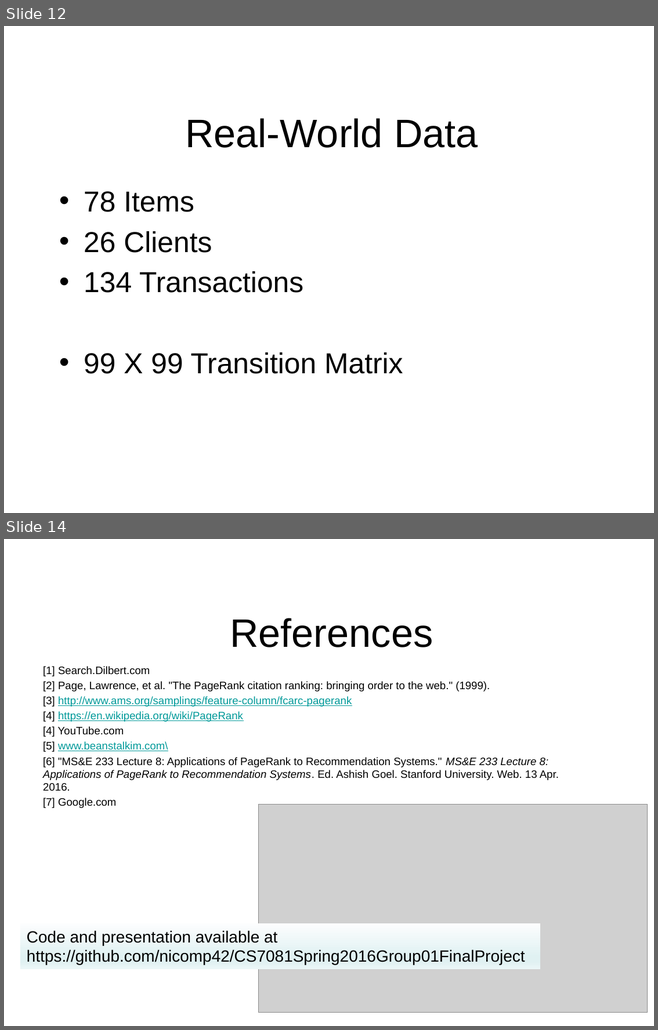
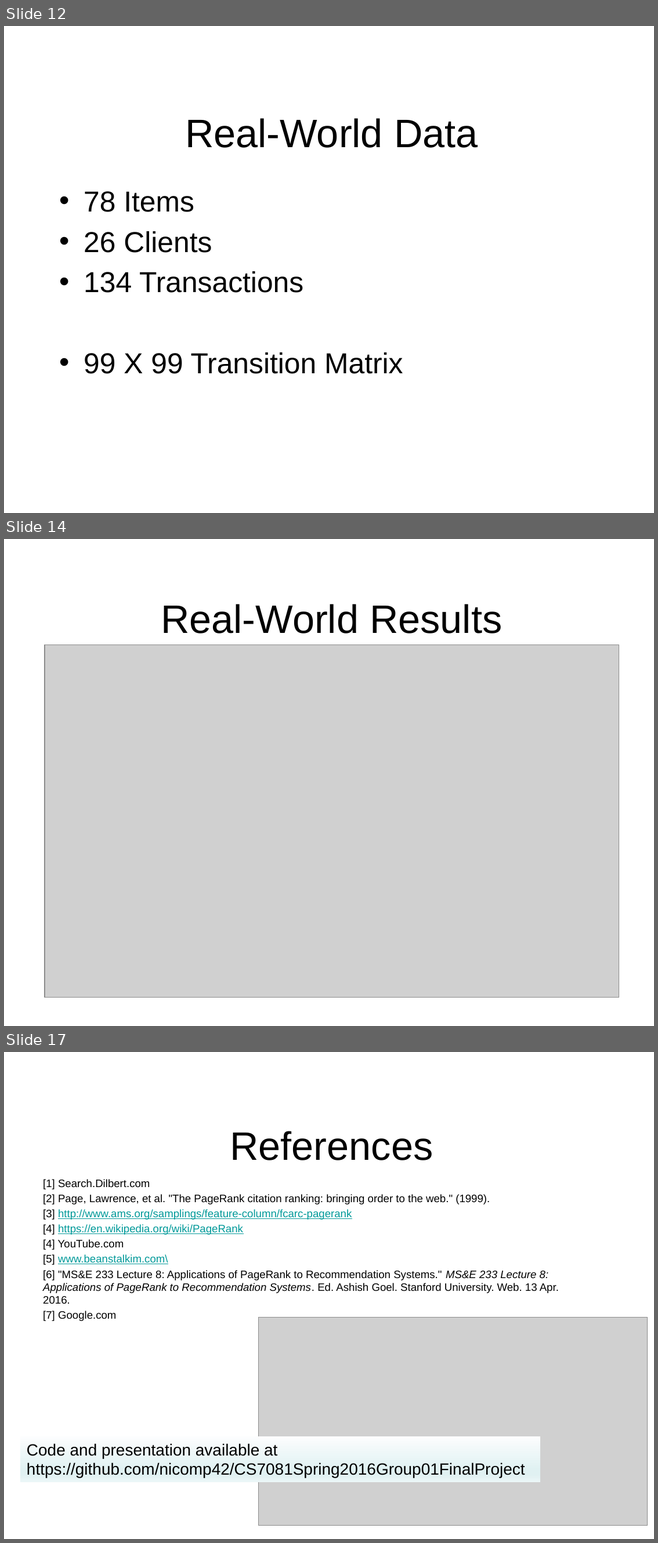
Before and after one commit to nicomp42/CS7081Spring2016Group01FinalProject, a slide deck: Team 01 Final Project.pptx. Shown one above the other, each under a label of ours: slides 12 and 14 before the commit, slides 12, 14 and 17 after it; the slides between them are not shown. The pictures are 658x1030 and 658x1543 pixels, drawn with LibreOffice and Linux fonts; fonts in the diff are those of the drawing; grey boxes stand for pictures; background and template pictures are left out. Boxes give left, top, right and bottom in pixels: in the first picture for what was removed or moved away, otherwise in the second. Text is boxed around its words. In the diff, an @@ line names an element or a change of style, - is before the commit and + after.

```diff
--- a/Team 01 Final Project.pptx
+++ b/Team 01 Final Project.pptx
@@ slide 14 added at [4, 539, 654, 1026], background #FFFFFF @@
@@ title added at [161, 604, 502, 634], 44 pt, text #000000 @@
+Real-World Results
@@ picture added at [44, 645, 618, 998] @@
@@ what was slide 14 is now slide 17 @@
```
Also in this commit, not shown: 6 slides changed, 2 other slides added, 1 other file.
